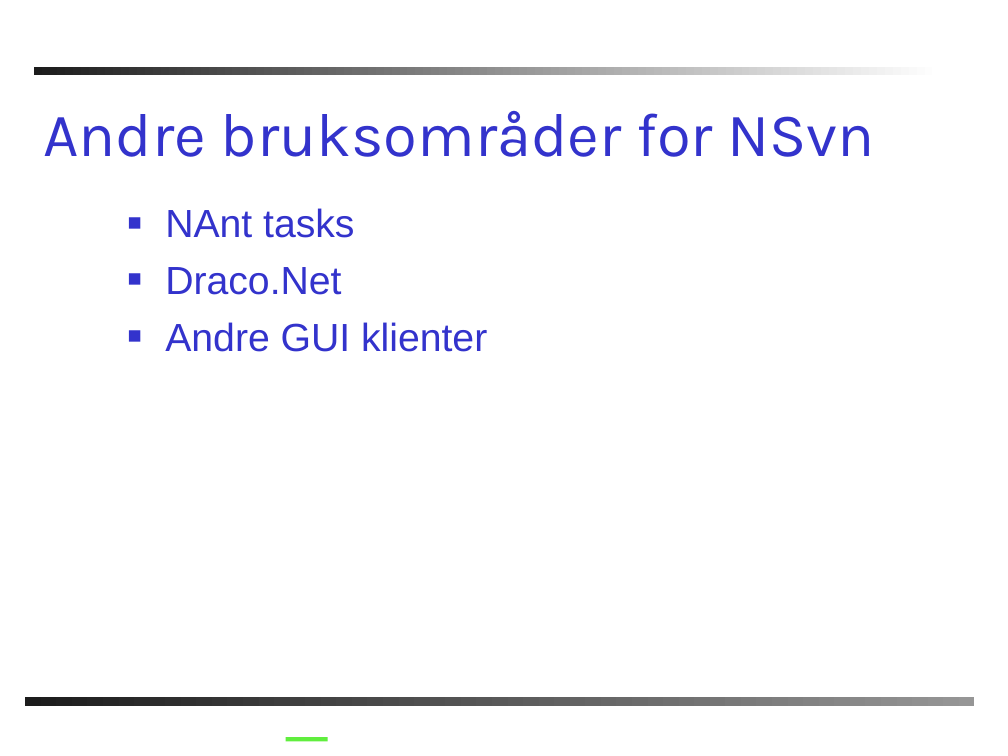
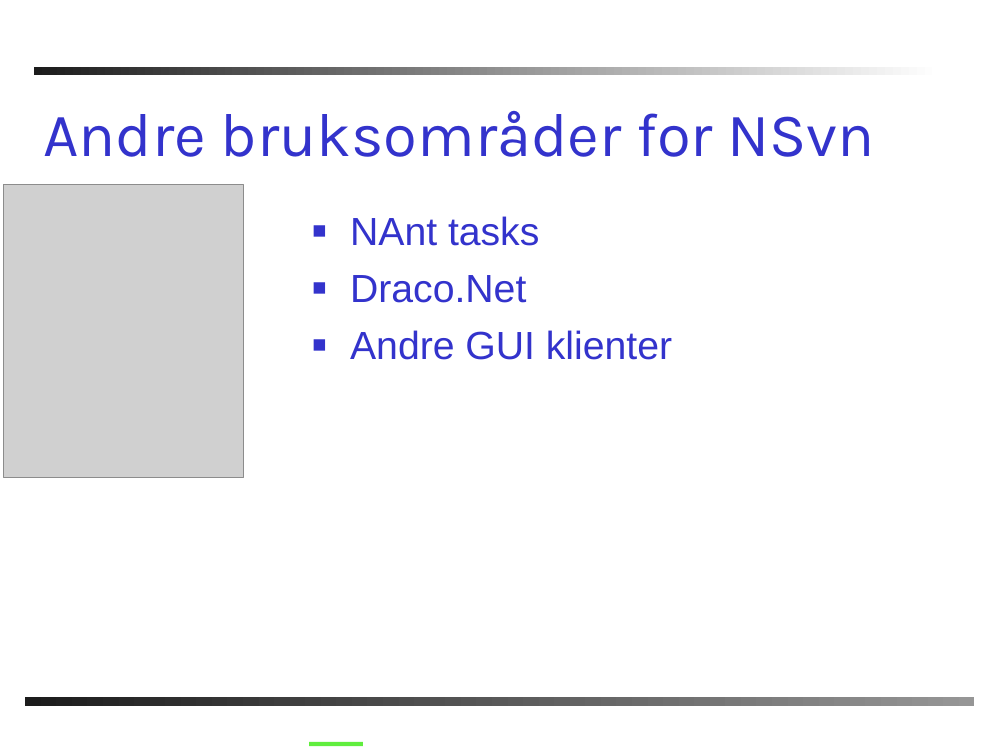
Before and after one commit to AnkhSVN/AnkhSVN, a slide deck: slide 11 of doc/powerpoint/Subversion_addin_for_VS.NET.ppt (slide 15 before the commit). Drawn at 1008x756 pixels with LibreOffice and Linux fonts; fonts in the diff are those of the drawing; grey boxes stand for pictures; background and template pictures are left out. Boxes give left, top, right and bottom in pixels: in the first picture for what was removed or moved away, otherwise in the second. Text is boxed around its words. In the diff, an @@ line names an element or a change of style, - is before the commit and + after.

```diff
--- a/doc/powerpoint/Subversion_addin_for_VS.NET.ppt
+++ b/doc/powerpoint/Subversion_addin_for_VS.NET.ppt
@@ picture added at [4, 184, 244, 477] @@
@@ text "NAnt tasks": place and size @@
-text "NAnt tasks" at [165, 208, 487, 352]
+text "NAnt tasks" at [350, 216, 672, 360]
@@ line moved from (285, 739) - (328, 739) to (309, 744) - (363, 744) @@
```
Also in this commit, not shown: 14 other slides changed, 2 slides added, 8 slides removed.
